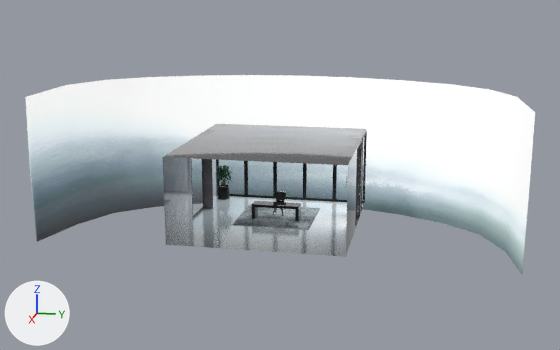
Two versions of the glTF model public/models/office.glb, one commit apart.
The view is the same before and after, from a 50 mm lens placed at (42.9, 8.0, 10.7), pointed at (2.8, 0.0, 0.7). Lighting does not change. The marker at lower left points along +X, +Y and +Z. The picture after the commit comes second. Where no turn or scale is listed for an object, it has been applied to the vertices.

Script lines for the objects in view, before the commit:
```python
me_minimalistic_modern_office_background_0 = bpy.data.meshes.new('Minimalistic Modern Office_Background_0')
me_minimalistic_modern_office_background_0.from_pydata(...)  # 32 vertices, 34 faces; spans x -5.4..5.4, y -12.5..12.5, z -4.1..4.1
me_minimalistic_modern_office_background_0.materials.append(mat_background)
me_minimalistic_modern_office_structure_0 = bpy.data.meshes.new('Minimalistic Modern Office_Structure_0')
me_minimalistic_modern_office_structure_0.from_pydata(...)  # 106 vertices, 170 faces; spans x -4.6..4.6, y -4.38..4.38, z -2.15..2.15
me_minimalistic_modern_office_structure_0.materials.append(mat_structure)
me_minimalistic_modern_office_table_0 = bpy.data.meshes.new('Minimalistic Modern Office_Table_0')
me_minimalistic_modern_office_table_0.from_pydata(...)  # 48 vertices, 88 faces; spans x -0.35..0.35, y -1.27..1.27, z -0.41..0.41
me_minimalistic_modern_office_table_0.materials.append(mat_table)
ob_minimalistic_modern_office_background_0 = bpy.data.objects.new('Minimalistic Modern Office_Background_0', me_minimalistic_modern_office_background_0)
ob_minimalistic_modern_office_background_0.location = (1.5, 0.0, 1.25)
ob_minimalistic_modern_office_structure_0 = bpy.data.objects.new('Minimalistic Modern Office_Structure_0', me_minimalistic_modern_office_structure_0)
ob_minimalistic_modern_office_structure_0.location = (4.59, 0.0, 0.71)
ob_minimalistic_modern_office_table_0 = bpy.data.objects.new('Minimalistic Modern Office_Table_0', me_minimalistic_modern_office_table_0)
ob_minimalistic_modern_office_table_0.location = (3.89, 0.0, -1.04)
# also in view: 'Minimalistic Modern Office_Glass_0' at (2.4, 0.0, 0.7); 'Carpet_Carpet_0' at (3.5, 0.0, -1.4); 'Minimalistic Modern Office_Plants_0' at (0.5, 0.0, -0.4)
```
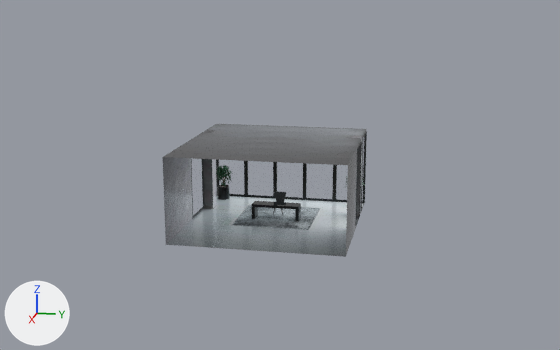
Location of each change, (x1, y1, x2, y2) in pixels of the pictures (560 x 350 px):
'Minimalistic Modern Office_Background_0', deleted
    before: (25, 75, 535, 274)

What changed in the scene script:
```text
Remove ob_minimalistic_modern_office_background_0:
    ob_minimalistic_modern_office_background_0 = bpy.data.objects.new('Minimalistic Modern Office_Background_0', me_minimalistic_modern_office_background_0)
    ob_minimalistic_modern_office_background_0.location = (1.5, 0.0, 1.25)
```
